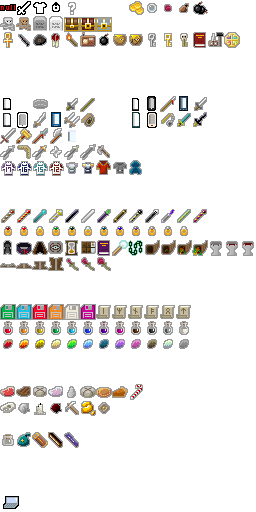
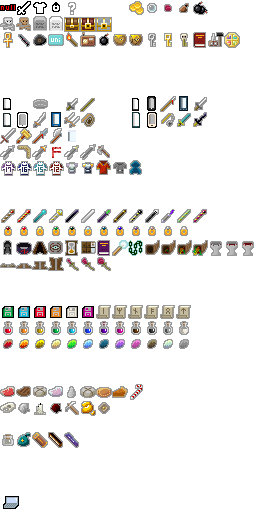
Revision of a layered 256 × 512 image; what changed, layer by layer:
painted on "combined" over [0, 34, 96, 320]
painted on "items" over [50, 33, 62, 158]
